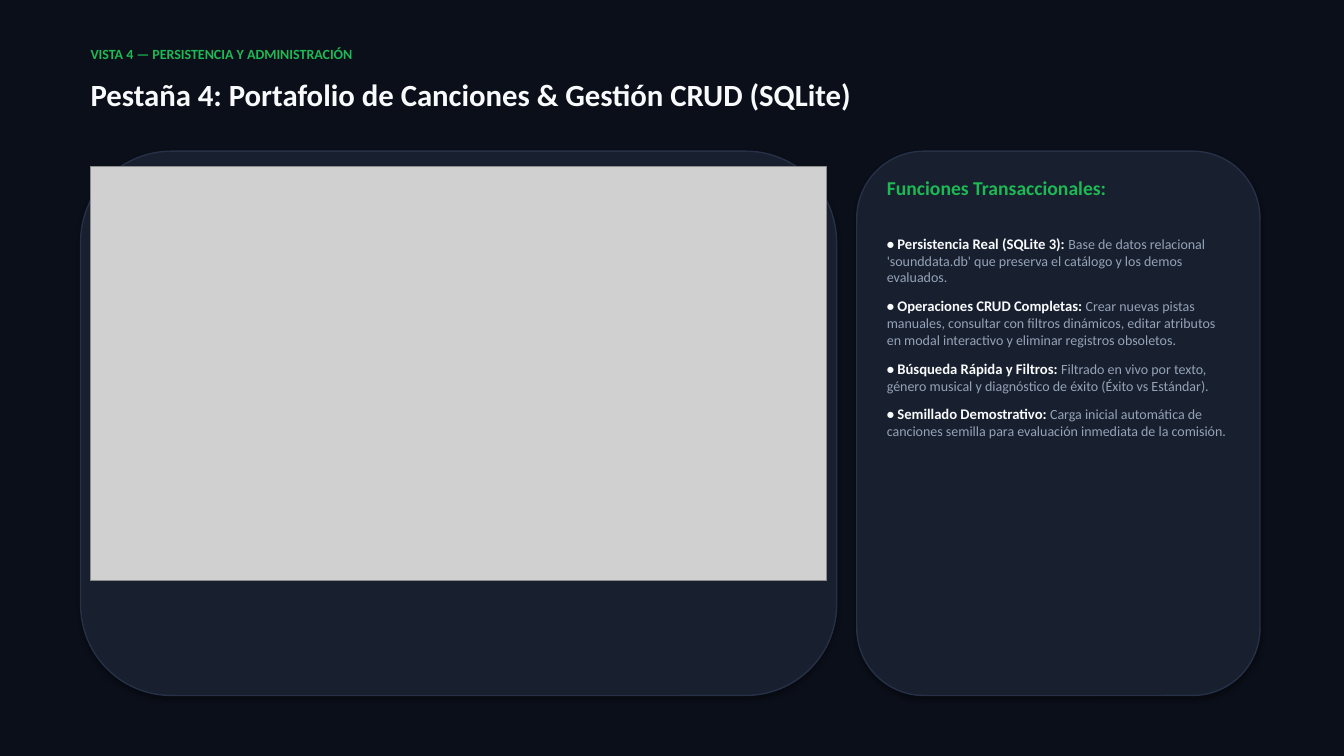
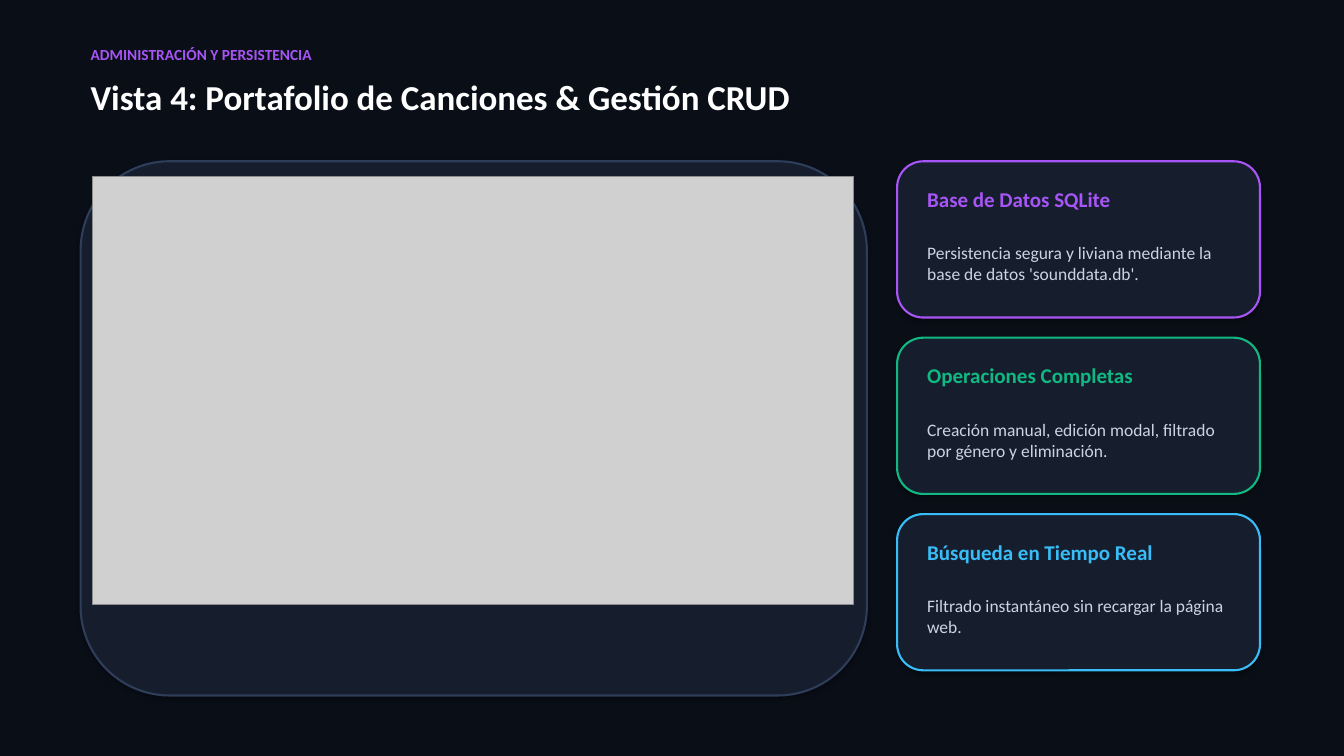
Before and after one commit to mkinaa/MineriaDatos, a slide deck: slide 6 of docs/PRESENTACION_APLICACION_WEB.pptx. Drawn at 1344x756 pixels with LibreOffice and Linux fonts; fonts in the diff are those of the drawing; grey boxes stand for pictures. Boxes give left, top, right and bottom in pixels: in the first picture for what was removed or moved away, otherwise in the second. Text is boxed around its words. In the diff, an @@ line names an element or a change of style, - is before the commit and + after.

Commit message:
style: rediseño visual de presentaciones pptx con letras grandes y sintesis ejecutiva

```diff
--- a/docs/PRESENTACION_APLICACION_WEB.pptx
+++ b/docs/PRESENTACION_APLICACION_WEB.pptx
@@ rectangle at (0, 0, 1344, 756): fill #0B0F19 to #0A0E17 @@
@@ text at (91, 47, 312, 60): text changed; size 10 to 11 pt; text colour #1DB954 to #A855F7 @@
-VISTA 4 — PERSISTENCIA Y ADMINISTRACIÓN
+ADMINISTRACIÓN Y PERSISTENCIA
@@ text at (91, 85, 789, 111): text changed; size 22 to 25 pt; text colour #F8FAFC to #FFFFFF @@
-Pestaña 4: Portafolio de Canciones & Gestión CRUD (SQLite)
+Vista 4: Portafolio de Canciones & Gestión CRUD
@@ rounded rectangle: place and size @@
-rounded rectangle at (81, 151, 837, 696)
+rounded rectangle at (81, 161, 867, 696)
@@ rounded rectangle at (81, 161, 867, 696): fill #181F2E to #161E2E; outline #263047 1 pt to #2E3D59 1.5 pt @@
@@ picture: place and size @@
-picture at (91, 166, 827, 581)
+picture at (93, 176, 854, 605)
@@ rounded rectangle: place and size @@
-rounded rectangle at (857, 151, 1260, 696)
+rounded rectangle at (897, 161, 1260, 318)
@@ rounded rectangle at (897, 161, 1260, 318): fill #181F2E to #161E2E; outline #263047 1 pt to #A855F7 1.5 pt @@
@@ text at (927, 192, 1211, 280): text changed; size 10 to 12.5 pt; text colour #94A3B8 to #CBD5E1 @@
-Funciones Transaccionales:
-• Persistencia Real (SQLite 3): Base de datos relacional 'sounddata.db' que preserva el catálogo y los demos evaluados.
-• Operaciones CRUD Completas: Crear nuevas pistas manuales, consultar con filtros dinámicos, editar atributos en modal interactivo y eliminar registros obsoletos.
-• Búsqueda Rápida y Filtros: Filtrado en vivo por texto, género musical y diagnóstico de éxito (Éxito vs Estándar).
-• Semillado Demostrativo: Carga inicial automática de canciones semilla para evaluación inmediata de la comisión.
+Base de Datos SQLite
+Persistencia segura y liviana mediante la base de datos 'sounddata.db'.
@@ rounded rectangle added at (897, 338, 1260, 494), fill #161E2E, outline #10B981 1.5 pt @@
@@ text added at (927, 368, 1215, 460), 12.5 pt, text #CBD5E1 @@
+Operaciones Completas
+Creación manual, edición modal, filtrado por género y eliminación.
@@ rounded rectangle added at (897, 514, 1260, 670), fill #161E2E, outline #38BDF8 1.5 pt @@
@@ text added at (927, 545, 1223, 633), 12.5 pt, text #CBD5E1 @@
+Búsqueda en Tiempo Real
+Filtrado instantáneo sin recargar la página web.
```
Also in this commit, not shown: 5 other slides changed, 1 slide added, 1 slide removed, 2 other files.
